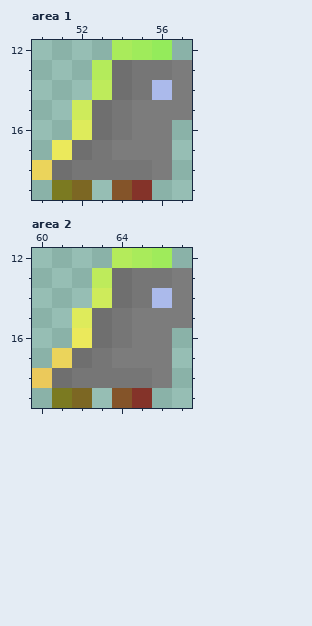
Pixel-art file: imagesTwo/AvatarTileset.aseprite. This is how it looked before the edit.
80x80 pixels, 1 frame. Colours within 5 levels of each other are drawn and written as one. Shown: area 1: x 50..57, y 12..19; area 2: x 60..67, y 12..19. The commit also changed other parts of the picture, which this record leaves out.
The same view after the edit:
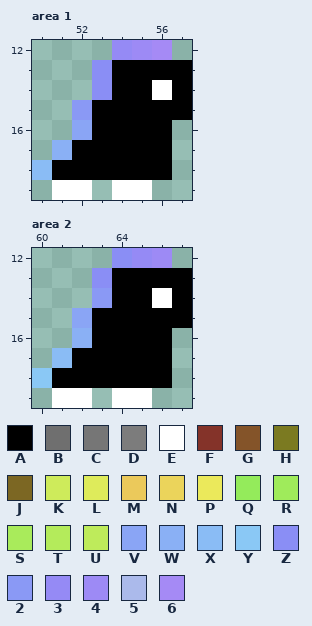
Palette (. is transparent): A #000000  B #6f6f6f  C #767676  D #7c7c7c  E #ffffff  F #843329  G #845429  H #7b7a21  J #7c6723  K #ceeb5b  L #deeb5b  M #ebc95b  N #ebd45b  P #ebe95b  Q #94eb5b  R #9feb5b  S #a9eb5b  T #b4eb5b  U #beeb5b  V #8aa5f5  W #8ab0f5  X #8abcf5  Y #8ac8f5  Z #8a8ef5  2 #8a99f5  3 #958af5  4 #9d8af5  5 #abbaeb  6 #a58af5
Change:
layer "Josiah's Work" now hidden
Changed rows in their new state; - is an unchanged pixel.
Area 1, layers "Dahlia's Work", "Josiah's Work #2":
first column x 50:
12 ----346-
13 ---ZAAAA
14 ---ZAAEA
15 --2AAAAA
16 --VAAAA-
17 -WAAAAA-
18 XAAAAAA-
19 -EE-EE--
Area 2, layers "Dahlia's Work", "Josiah's Work #2":
first column x 60:
12 ----Z34-
13 ---ZAAAA
14 ---2AAEA
15 --VAAAAA
16 --WAAAA-
17 -XAAAAA-
18 YAAAAAA-
19 -EE-EE--
Where, in picture pixels (left, top, right, bottom), the same in both pictures:
changed: (32, 40, 192, 200)
changed: (32, 248, 192, 408)
